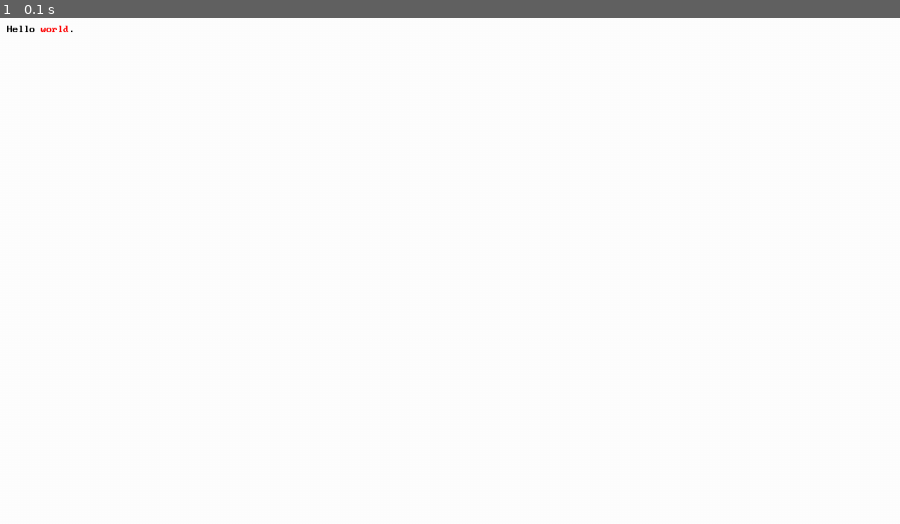
Above: before the commit, frame 1.
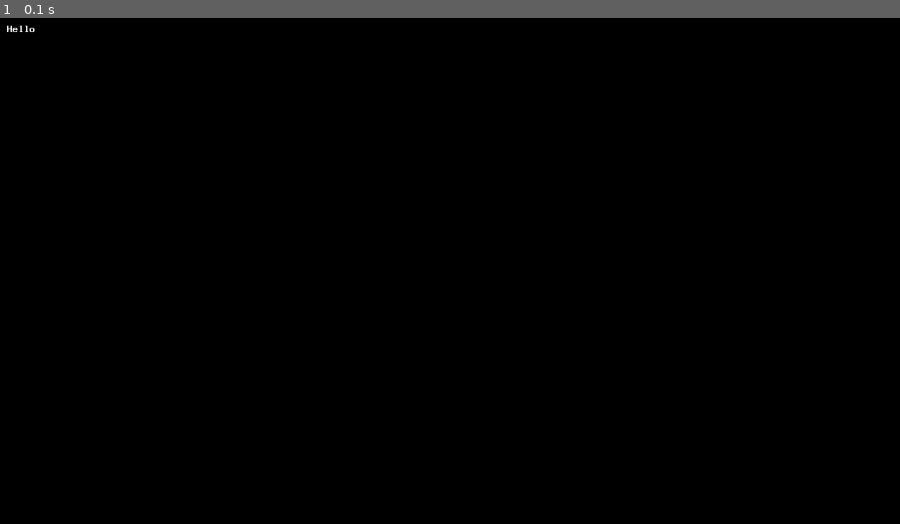
Above: after the commit, the same moment.

Repository: mortalglitch/reflections-cyoa
Game: pygame game, started from main.py
Same seed, same stepped clock (60 frames per second), same inputs: the game is played once before the commit and once after it. The source is Python 2; it was converted automatically to run under Python 3.
Inputs:
- Up to frame 1 (0.1 s): no input

The runs differ from the first frame. In frame 1, 100% of the frame differs, in the area x 0-100%, y 0-100%.

Commit message:
Pushed Python 3 fix for xrange ~ range in the pmtext library

Diff:
--- a/main.py
+++ b/main.py
@@ -20,31 +20,32 @@
         "./fonts/BigBlueTerminal/BigBlueTermPlusNerdFontMono-Regular.ttf", 12
     )
     p = pmtext.para.Graph(font)
+    t = pmtext.para.Typewriter(p)
 
-    p.color(0, 0, 0)
-    p.string("Hello ")
-    p.color(255, 0, 0)
-    p.string("world")
-    p.color(0, 0, 0)
-    p.string(".")
+    t.color(255, 255, 255)
+    t.string("Hello ")
+    t.newline()
+    t.wait(10)
+    t.color(255, 0, 0)
+    t.string("world")
+    t.color(255, 255, 255)
+    t.string(".")
 
     while True:
         for event in pygame.event.get():
             if event.type == pygame.QUIT:
                 return
         # Draw a white background
-        screen.fill("white")
+        screen.fill("black")
 
-        # Draw a paragraph
-        p.draw(screen, 10, 10)
+        # Draw Typewriter
+        t.pulse()
+        t.draw(screen, 10, 10)
 
         # Update the window
         pygame.display.flip()
 
-        # Wait a bit
-        # pygame.time.wait(2000)
-
-        print("Hello from reflections-cyoa!")
+        # print("Hello from reflections-cyoa!")
         dt = clock.tick(60) / 1000
 
 
--- a/pmtext/para.py
+++ b/pmtext/para.py
@@ -1,11 +1,12 @@
 # Instruction opcodes
-_CHAR    = 0
+_CHAR = 0
 _NEWLINE = 1
-_FONT    = 2
-_COLOR   = 3
-_SHAKE   = 4
-_WAIT    = 5
-_CUSTOM  = 6
+_FONT = 2
+_COLOR = 3
+_SHAKE = 4
+_WAIT = 5
+_CUSTOM = 6
+
 
 class Graph:
     def __init__(self, default_font):
@@ -13,18 +14,18 @@
         self.default_font = default_font
 
     def string(self, s):
-        '''Adds a string of characters to the passage.'''
+        """Adds a string of characters to the passage."""
         for c in s:
             self.instructions.append((_CHAR, c))
 
     def draw(self, dst, x, y):
-        '''Draw the passage.'''
+        """Draw the passage."""
         cursor_x = x
         cursor_y = y
         font = self.default_font
         color = (255, 255, 255)
         shake = None
-        char_index = 0 # For shake effects
+        char_index = 0  # For shake effects
 
         for op in self.instructions:
             if op[0] == _CHAR:
@@ -37,7 +38,7 @@
                     off_x, off_y = shake(char_index)
 
                 # Draw it
-                font.draw_glyph(dst, cursor_x+off_x, cursor_y+off_y, color, ch)
+                font.draw_glyph(dst, cursor_x + off_x, cursor_y + off_y, color, ch)
 
                 # Advance the cursor
                 cursor_x += font.get_glyph_width(ch)
@@ -53,60 +54,62 @@
                 shake = op[1]
 
     def newline(self):
-        '''Add a newline to the passage.'''
+        """Add a newline to the passage."""
         self.instructions.append((_NEWLINE,))
 
     def font(self, font):
-        '''Use a new font for this part of the passage.'''
+        """Use a new font for this part of the passage."""
         self.instructions.append((_FONT, font))
 
     def color(self, r, g, b):
-        '''Use a new color for this part of the passage.'''
+        """Use a new color for this part of the passage."""
         self.instructions.append((_COLOR, r, g, b))
 
     def shake(self, func):
-        '''Use a shake function for this part of the passage.'''
+        """Use a shake function for this part of the passage."""
         self.instructions.append((_SHAKE, func))
 
+
 class Typewriter:
-    '''Wraps around a Graph, throttling character output.'''
+    """Wraps around a Graph, throttling character output."""
+
     def __init__(self, view):
         self.view = view
         self.queue = []
 
     def slow_string(self, delay, s):
-        '''Queue up a slow string of characters.'''
+        """Queue up a slow string of characters."""
         for c in s:
             self.wait(delay)
             self.string(c)
 
     def string(self, s):
-        '''Queue up a string of characters.'''
+        """Queue up a string of characters."""
         for c in s:
             self.queue.append((_CHAR, c))
 
     def draw(self, dst, x, y):
-        '''Draw the graph somewhere.'''
+        """Draw the graph somewhere."""
         self.view.draw(dst, x, y)
 
     def newline(self):
-        '''Queue up a newline.'''
+        """Queue up a newline."""
         self.queue.append((_NEWLINE,))
 
     def font(self, surface_list):
-        '''Queue up a font change.'''
+        """Queue up a font change."""
         self.queue.append((_FONT, surface_list))
 
     def color(self, r, g, b):
-        '''Queue up a color change.'''
+        """Queue up a color change."""
         self.queue.append((_COLOR, r, g, b))
 
     def shake(self, func):
-        '''Queue up a shake-function change.'''
+        """Queue up a shake-function change."""
         self.queue.append((_SHAKE, func))
 
     def pulse(self):
-        '''Executes the queue up to the first printed character.'''
+        """Executes the queue up to the first printed character."""
         while self.queue:
             op = self.queue.pop(0)
 
@@ -127,15 +130,16 @@
                 op[1]()
 
     def flush(self):
-        '''Flush the whole queue.'''
+        """Flush the whole queue."""
         while self.queue:
             self.pulse()
 
     def wait(self, n):
-        '''Queue up a delay.'''
-        for _ in xrange(n):
+        """Queue up a delay."""
+        # old for _ in xrange(n):
+        for _ in range(n):
             self.queue.append((_WAIT,))
 
     def custom(self, func):
-        '''Queue up a custom function call.'''
+        """Queue up a custom function call."""
         self.queue.append((_CUSTOM, func))
